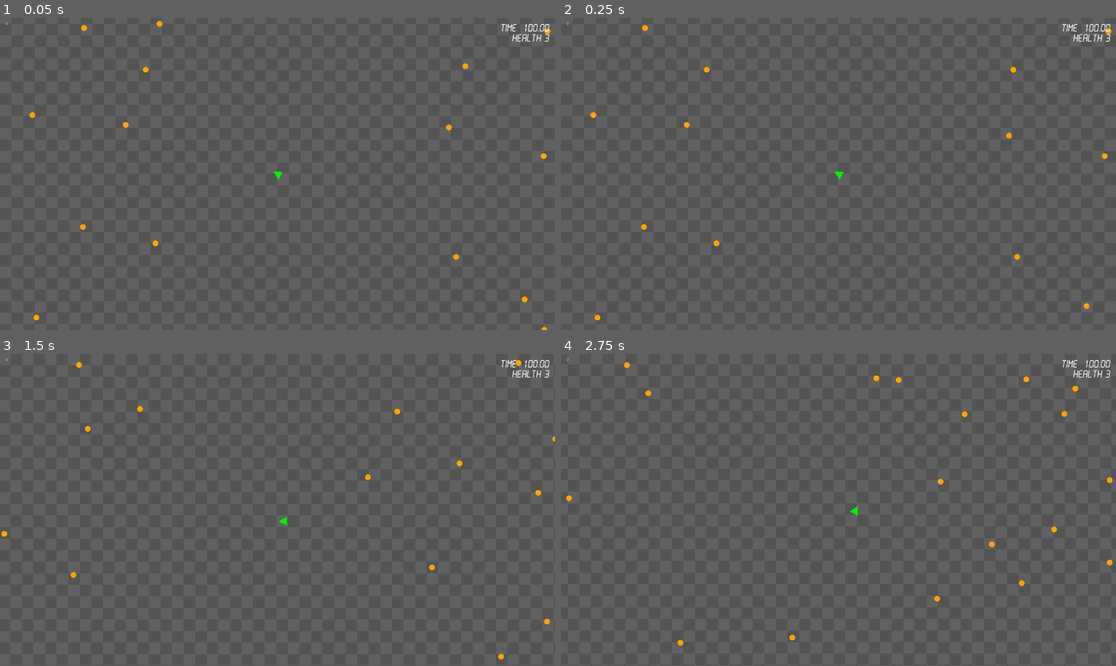
Above: before the commit, frames 1-4 (two rows, left to right).
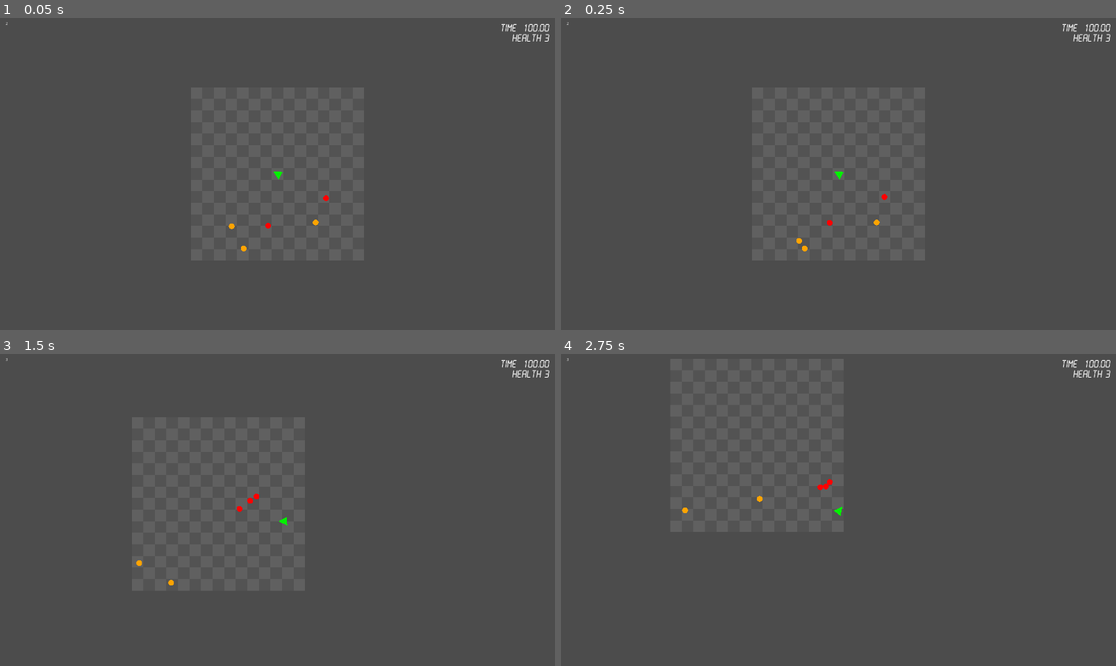
Above: after the commit, the same moments.

Repository: silentcoder99/LD46
Game: Godot game, scene res://Main.tscn
Two runs of this game, one before a commit and one after it. Both use one fixed random seed, a clock stepped at 60 frames per second and the inputs below.
Inputs (mouse positions are in pixels of both pictures, inside the frame that each line leads up to):
- Up to frame 1 (0.05 s): no input
- Up to frame 2 (0.25 s): no input
- Up to frame 3 (1.5 s): move the mouse to (399, 494) at 0.52 s; hold Right (ui_right) 0.53-1.28 s; click (399, 494) at 0.67 s; move the mouse to (166, 525) at 1.27 s; hold Down (ui_down) from 1.28 s (still down)
- Up to frame 4 (2.75 s): move the mouse to (894, 441) at 2.02 s; release Down (ui_down) at 2.03 s; hold Right (ui_right) from 2.03 s (still down)

The runs differ from the first frame. In frame 1, 0.3% of the frame differs, in the area x 1-100%, y 0-100%; in frame 2, 0.3%; in frame 3, 0.3%; in frame 4, 0.4%, in the area x 0-100%, y 1-94%.

Commit message:
Shrink play area

Diff:
--- a/Main.tscn
+++ b/Main.tscn
@@ -13,16 +13,16 @@
 font_data = ExtResource( 5 )
 
 [sub_resource type="RectangleShape2D" id=2]
-extents = Vector2( 4020, 10 )
+extents = Vector2( 320, 10 )
 
 [sub_resource type="RectangleShape2D" id=3]
-extents = Vector2( 4020, 10 )
+extents = Vector2( 320, 10 )
 
 [sub_resource type="RectangleShape2D" id=4]
-extents = Vector2( 10, 4020 )
+extents = Vector2( 10, 320 )
 
 [sub_resource type="RectangleShape2D" id=5]
-extents = Vector2( 10, 4020 )
+extents = Vector2( 10, 320 )
 
 [sub_resource type="Curve2D" id=6]
 _data = {
@@ -31,8 +31,8 @@
 
 [node name="Main" type="Node2D"]
 script = ExtResource( 1 )
-spawn_amount = 600
-spawn_area = 4000
+spawn_amount = 5
+spawn_area = 300
 Enemy = ExtResource( 2 )
 time_limit = 3000
 
@@ -40,7 +40,7 @@
 scale = Vector2( 10, 10 )
 texture = ExtResource( 3 )
 region_enabled = true
-region_rect = Rect2( 0, 0, 800, 800 )
+region_rect = Rect2( 0, 0, 60, 60 )
 __meta__ = {
 "_edit_lock_": true
 }
@@ -86,10 +86,9 @@
 color = Color( 1, 0.305882, 0.305882, 0 )
 
 [node name="Walls" type="Node" parent="."]
-editor/display_folded = true
 
 [node name="NorthWall" type="StaticBody2D" parent="Walls"]
-position = Vector2( 0, -4010 )
+position = Vector2( 0, -310 )
 __meta__ = {
 "_edit_lock_": true
 }
@@ -98,7 +97,7 @@
 shape = SubResource( 2 )
 
 [node name="SouthWall" type="StaticBody2D" parent="Walls"]
-position = Vector2( 0, 4010 )
+position = Vector2( 0, 310 )
 __meta__ = {
 "_edit_lock_": true
 }
@@ -107,7 +106,7 @@
 shape = SubResource( 3 )
 
 [node name="EastWall" type="StaticBody2D" parent="Walls"]
-position = Vector2( 4010, 0 )
+position = Vector2( -310, 0 )
 __meta__ = {
 "_edit_lock_": true
 }
@@ -115,13 +114,13 @@
 [node name="EastWallShape" type="CollisionShape2D" parent="Walls/EastWall"]
 shape = SubResource( 4 )
 
-[node name="NorthWall4" type="StaticBody2D" parent="Walls"]
-position = Vector2( -4010, 0 )
+[node name="WestWall" type="StaticBody2D" parent="Walls"]
+position = Vector2( 310, 0 )
 __meta__ = {
 "_edit_lock_": true
 }
 
-[node name="NorthWallShape" type="CollisionShape2D" parent="Walls/NorthWall4"]
+[node name="WestWallShape" type="CollisionShape2D" parent="Walls/WestWall"]
 shape = SubResource( 5 )
 
 [node name="SpawnPath" type="Path2D" parent="."]
--- a/Player.gd
+++ b/Player.gd
@@ -23,7 +23,7 @@
 var attacking = false
 var cooldown = 0
 
-var boundary = 3985
+var boundary = 285
 
 var bullet_scene = load("res://Bullet.tscn")
 
